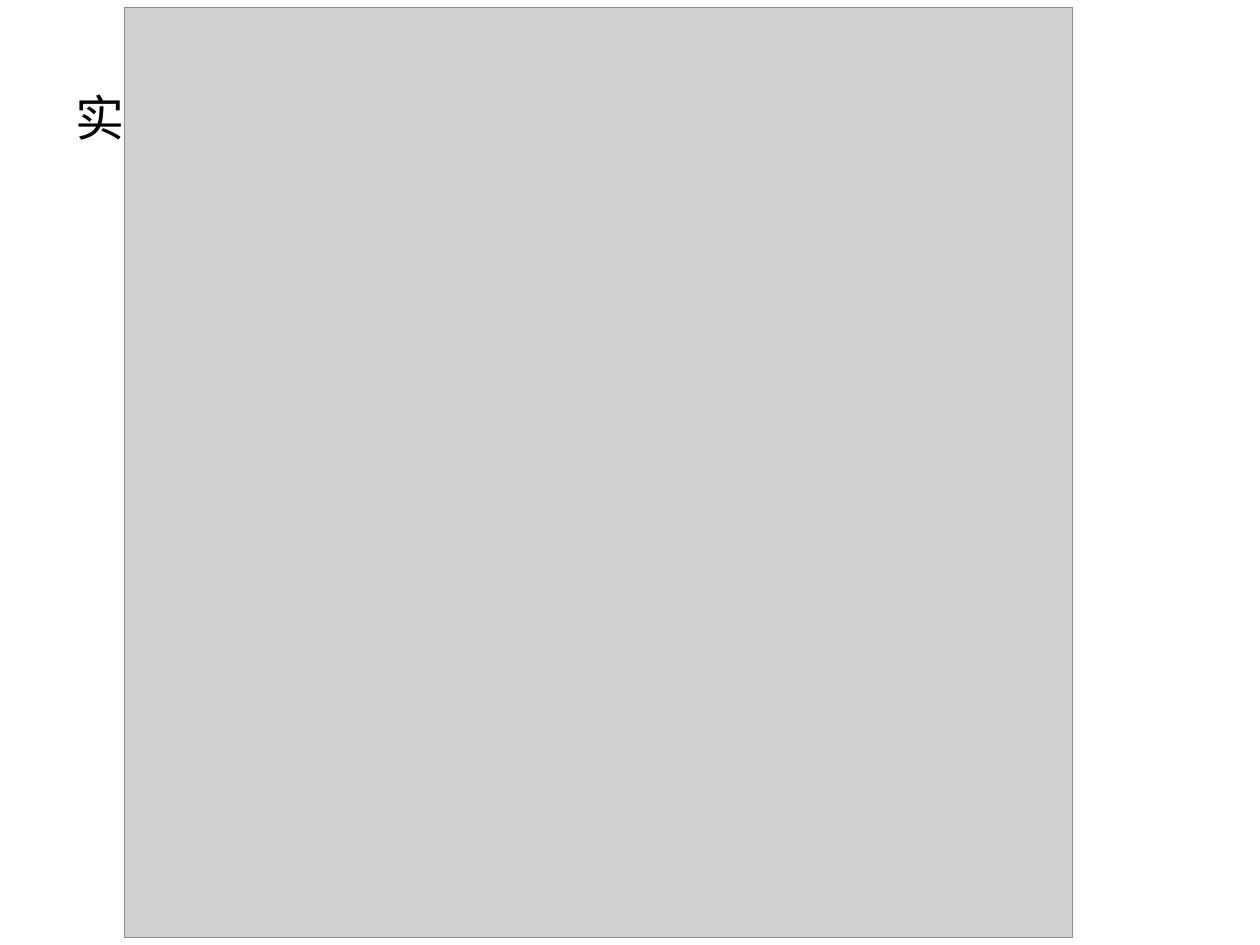
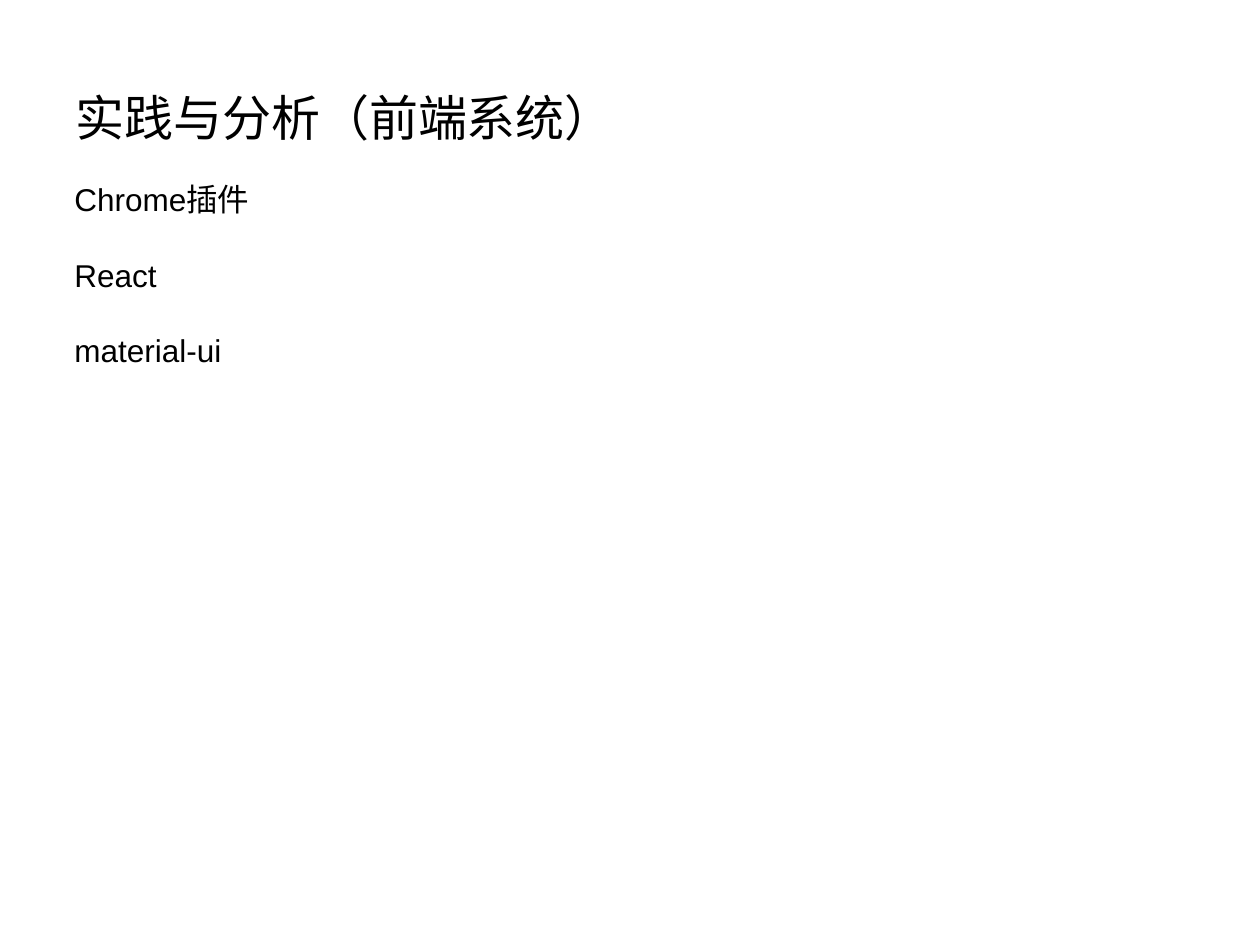
Before and after one commit to liuweiming1997/extensions, a slide deck: slide 9 of 论文.ppt. Drawn at 1260x945 pixels with LibreOffice and Linux fonts; fonts in the diff are those of the drawing; grey boxes stand for pictures. Boxes give left, top, right and bottom in pixels: in the first picture for what was removed or moved away, otherwise in the second. Text is boxed around its words. In the diff, an @@ line names an element or a change of style, - is before the commit and + after.

```diff
--- a/论文.ppt
+++ b/论文.ppt
@@ picture removed at bbox=[125, 8, 1072, 937] @@
@@ text added at bbox=[74, 186, 249, 363], 18 pt, text #000000 @@
+Chrome插件
+React
+material-ui
```
Also in this commit, not shown: 3 other slides changed, 5 slides added, 2 slides removed.
